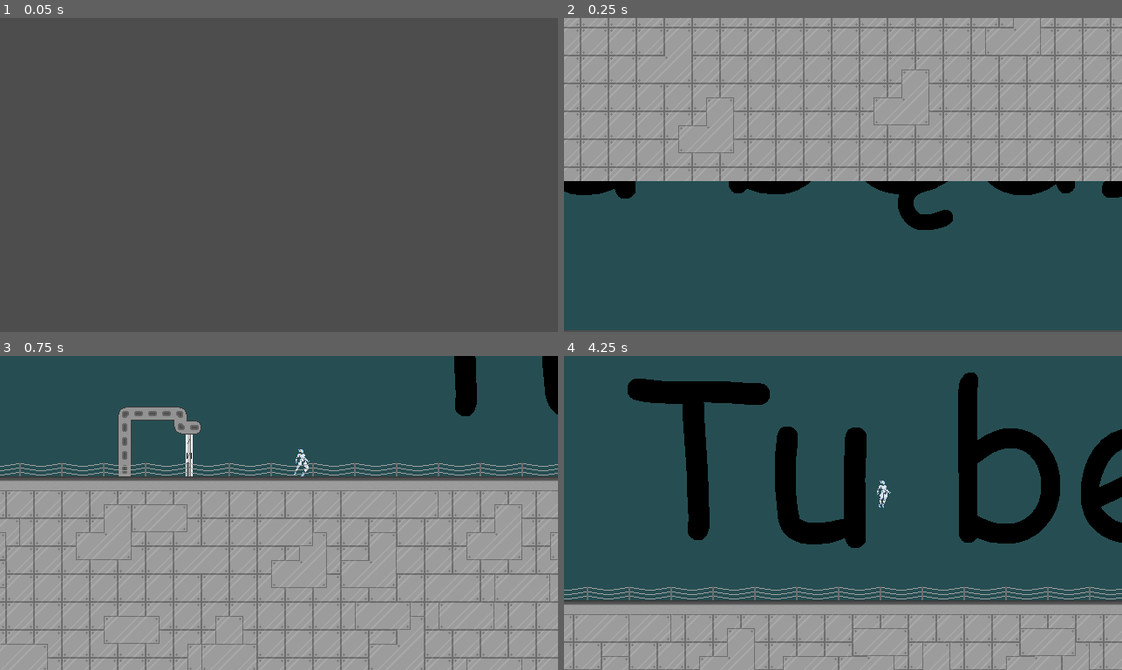
Above: before the commit, frames 1-4 (two rows, left to right).
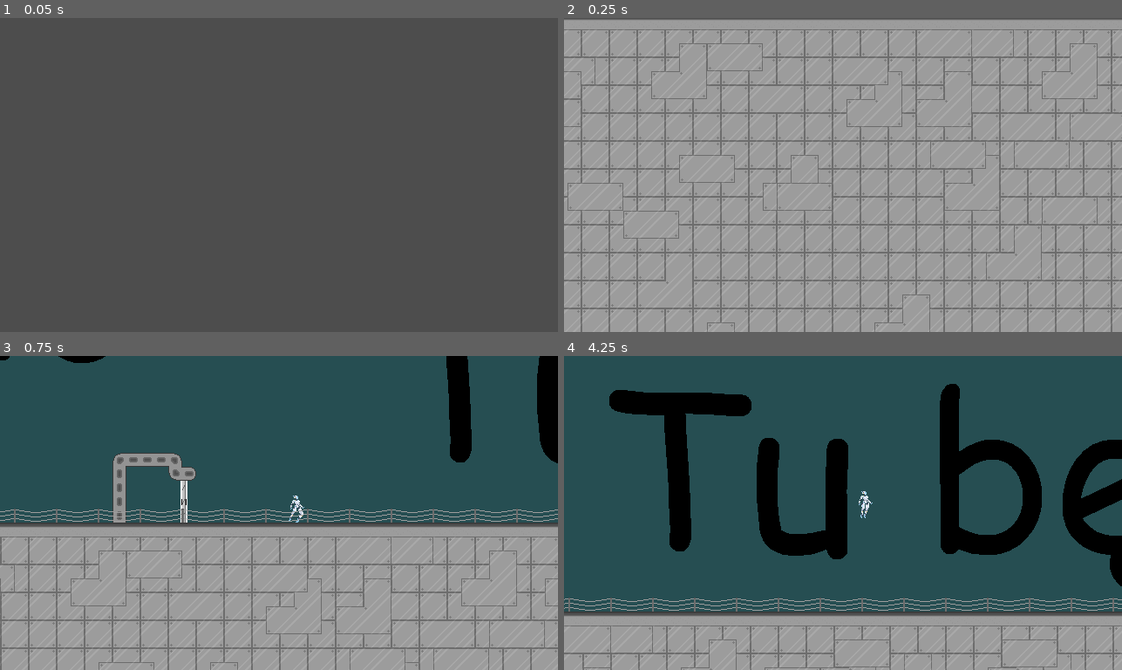
Above: after the commit, the same moments.

Repository: Daxin18/AugmentedUnit
Game: Godot game, scene res://src/scenes/Main.tscn
Same seed, same stepped clock (60 frames per second), same inputs: the game is played once before the commit and once after it.
Inputs:
- Up to frame 1 (0.05 s): no input
- Up to frame 2 (0.25 s): no input
- Up to frame 3 (0.75 s): hold D (move_right) from 0.53 s (still down); tap Shift (dash) at 0.6 s
- Up to frame 4 (4.25 s): tap Space (jump) at 0.77, 1.07, 1.52, 1.82, 2.3, 2.85, 3.02, 3.32, 3.77, 4.07 s; tap E (interact) at 0.8, 1.35, 3.8 s; tap Q (scream) at 1.55, 2.1 s; release D (move_right) at 2.03 s; hold A (move_left) 2.03-2.78 s; hold D (move_right) from 2.78 s (still down); tap Shift (dash) at 3.05, 3.6 s

Frame 1 is identical in both runs. In frame 2, 59% of the frame differs, in the area x 0-100%, y 0-100%; in frame 3, 30%; in frame 4, 27%.

Commit message:
Add trampoline and fix deck lightning problems

Diff:
--- /dev/null
+++ b/src/scenes/common/Trampoline.tscn
@@ -0,0 +1,77 @@
+[gd_scene load_steps=8 format=3 uid="uid://cupq5nbenij27"]
+
+[ext_resource type="Script" path="res://src/scripts/entities/Trampoline/Trampoline.gd" id="1_sul8t"]
+[ext_resource type="Texture2D" uid="uid://nmenb7q81vrn" path="res://src/assets/entities/trampoline/trampoline.png" id="1_wxusf"]
+
+[sub_resource type="Animation" id="Animation_gh6sw"]
+resource_name = "anim"
+loop_mode = 1
+tracks/0/type = "value"
+tracks/0/imported = false
+tracks/0/enabled = true
+tracks/0/path = NodePath(".:frame")
+tracks/0/interp = 1
+tracks/0/loop_wrap = true
+tracks/0/keys = {
+"times": PackedFloat32Array(0, 0.5),
+"transitions": PackedFloat32Array(1, 1),
+"update": 1,
+"values": [0, 1]
+}
+
+[sub_resource type="Animation" id="Animation_7eas8"]
+length = 0.001
+tracks/0/type = "value"
+tracks/0/imported = false
+tracks/0/enabled = true
+tracks/0/path = NodePath(".:frame")
+tracks/0/interp = 1
+tracks/0/loop_wrap = true
+tracks/0/keys = {
+"times": PackedFloat32Array(0),
+"transitions": PackedFloat32Array(1),
+"update": 1,
+"values": [0]
+}
+
+[sub_resource type="AnimationLibrary" id="AnimationLibrary_dxjj7"]
+_data = {
+"RESET": SubResource("Animation_7eas8"),
+"anim": SubResource("Animation_gh6sw")
+}
+
+[sub_resource type="RectangleShape2D" id="RectangleShape2D_mpbk8"]
+size = Vector2(46, 10)
+
+[sub_resource type="CapsuleShape2D" id="CapsuleShape2D_ct2rl"]
+radius = 5.0
+height = 40.0
+
+[node name="Trampoline" type="StaticBody2D"]
+collision_layer = 8
+script = ExtResource("1_sul8t")
+
+[node name="Sprite2D" type="Sprite2D" parent="."]
+texture = ExtResource("1_wxusf")
+vframes = 2
+
+[node name="AnimationPlayer" type="AnimationPlayer" parent="Sprite2D"]
+libraries = {
+"": SubResource("AnimationLibrary_dxjj7")
+}
+
+[node name="CollisionShape2D" type="CollisionShape2D" parent="."]
+position = Vector2(0, 11)
+shape = SubResource("RectangleShape2D_mpbk8")
+debug_color = Color(0, 0.643137, 0.294118, 0.419608)
+
+[node name="Jumper" type="Area2D" parent="."]
+collision_layer = 8
+
+[node name="CollisionShape2D" type="CollisionShape2D" parent="Jumper"]
+position = Vector2(0, 7)
+rotation = -1.5708
+shape = SubResource("CapsuleShape2D_ct2rl")
+debug_color = Color(0.960784, 0.184314, 0.219608, 0.419608)
+
+[connection signal="body_entered" from="Jumper" to="." method="_on_jumper_body_entered"]
--- a/src/scenes/entities/Player.tscn
+++ b/src/scenes/entities/Player.tscn
@@ -13,6 +13,7 @@
 [ext_resource type="Script" path="res://src/scripts/entities/Player/States/state_dashing.gd" id="7_tbkgv"]
 [ext_resource type="Script" path="res://src/scripts/entities/Player/States/state_screaming.gd" id="8_4a2sr"]
 [ext_resource type="Script" path="res://src/scripts/entities/Player/States/state_dying.gd" id="9_yhsig"]
+[ext_resource type="Script" path="res://src/scripts/entities/Player/States/state_trampolined.gd" id="14_gv6ud"]
 
 [sub_resource type="Animation" id="Animation_s75ks"]
 length = 0.001
@@ -207,7 +208,7 @@
 
 [node name="Camera" type="Camera2D" parent="."]
 position_smoothing_enabled = true
-position_smoothing_speed = 4.0
+position_smoothing_speed = 7.0
 
 [node name="InteractionLogicHolder" type="Node" parent="."]
 script = ExtResource("3_ktivm")
@@ -279,6 +280,16 @@
 script = ExtResource("9_yhsig")
 falling_state = NodePath("../Falling")
 animation_name = "player_dying"
+
+[node name="Trampolined" type="Node" parent="state_machine" node_paths=PackedStringArray("jumping_state", "falling_state", "dashing_state", "screaming_state", "dying_state", "idle_state")]
+script = ExtResource("14_gv6ud")
+jumping_state = NodePath("../Jumping")
+falling_state = NodePath("../Falling")
+dashing_state = NodePath("../Dashing")
+screaming_state = NodePath("../Screaming")
+dying_state = NodePath("../Dying")
+idle_state = NodePath("../Idle")
+animation_name = "player_jumping"
 
 [connection signal="area_entered" from="hitbox" to="StateLogicHolder" method="_on_hitbox_area_entered"]
 [connection signal="body_entered" from="hitbox" to="StateLogicHolder" method="_on_hitbox_body_entered"]
--- a/src/scripts/common/LevelSystem/Door.gd
+++ b/src/scripts/common/LevelSystem/Door.gd
@@ -20,6 +20,11 @@
 
 func interact(entity: Actor) -> void:
 	var manager = get_tree().get_root().get_node("Main").find_child("LevelManager")
+	#=======Deeck lightning issue fix?
+	for child in manager.get_children():
+		if child is Deck:
+			child.exit()
+	#=======================
 	if can_transition:
 		can_transition = false
 		manager.change_level(next_level, next_level_hardpoint)
--- a/src/scripts/common/LevelSystem/Levels/Deck.gd
+++ b/src/scripts/common/LevelSystem/Levels/Deck.gd
@@ -3,22 +3,37 @@
 
 @export var lightning_spawn_distance: = 300
 
-var rng = RandomNumberGenerator.new()
-var lightning_warning_scene = preload("res://src/scenes/common/LightningWarning.tscn")
+var rng: = RandomNumberGenerator.new()
+var lightning_warning_scene: = preload("res://src/scenes/common/LightningWarning.tscn")
+var exit_level: = false
 
 func init_level_mechanics() -> void:
 	generate_lightning()
 
 func generate_lightning() -> void:
-	var wait_for = rng.randf_range(Constants.deck_min_lightning_time, Constants.deck_max_lightning_time)
-	await get_tree().create_timer(wait_for).timeout
-	spawn_lightning()
-	generate_lightning()
+	while not exit_level:
+		if exit_level:
+			return
+		var wait_for = rng.randf_range(Constants.deck_min_lightning_time, Constants.deck_max_lightning_time)
+		await get_tree().create_timer(wait_for).timeout
+		if exit_level:
+			return
+		spawn_lightning()
+		if exit_level:
+			return
+
 
 func spawn_lightning() -> void:
+	if exit_level:
+		return
 	var player = get_tree().get_root().get_node("Main").find_child("Player")
 	var posx = player.global_position.x + rng.randi_range(-lightning_spawn_distance, lightning_spawn_distance)
 	var pos = Vector2(posx, player.global_position.y)
 	var warning = lightning_warning_scene.instantiate()
 	warning.global_position = pos
+	if exit_level:
+		return
 	get_tree().get_root().add_child(warning)
+
+func exit() -> void:
+	exit_level = true
--- a/src/scripts/entities/Player/PlayerCommonStateLogic.gd
+++ b/src/scripts/entities/Player/PlayerCommonStateLogic.gd
@@ -70,7 +70,6 @@
 func handle_jump() -> bool:
 	if Input.is_action_just_pressed("jump") and can_jump():
 		remaining_jumps -= 1
-		#jump() #handle this on entering state, not here!
 		return true
 	return false
 
@@ -185,6 +184,25 @@
 	progression_manager.record_mod_pickup(mod)
 
 # ============================
+# 		Trampoline
+# ============================
+
+# dirty way of doing things, but I'm tired
+@onready var TrampolineState = $"../state_machine/Trampolined"
+
+var movement_locked: = false
+
+func trampoline_player(force: Vector2, movement_lock_duration: float) -> void:
+	movement_locked = true
+	parent.state_machine.change_state(TrampolineState)
+	parent.velocity = force
+	await get_tree().create_timer(movement_lock_duration).timeout
+	movement_locked = false
+
+func trampoline_can_move() -> bool:
+	return not movement_locked
+
+# ============================
 # 		Dying/Respawning
 # ============================
 
--- /dev/null
+++ b/src/scripts/entities/Player/States/state_trampolined.gd
@@ -0,0 +1,39 @@
+class_name state_trampolined
+extends State
+
+@export var jumping_state: State
+@export var falling_state: State
+@export var dashing_state: State
+@export var screaming_state: State
+@export var dying_state: State
+@export var idle_state: State
+
+func enter() -> void:
+	parent.animations.play(animation_name)
+
+func exit() -> void:
+	pass
+
+func process_input(event: InputEvent) -> State:
+	if parent.state_logic.trampoline_can_move():
+		if parent.state_logic.handle_scream():
+			return screaming_state
+		if parent.state_logic.handle_dash():
+			return dashing_state
+		if parent.state_logic.handle_jump():
+			return jumping_state
+	return null
+
+func process_frame(delta: float) -> State:
+	return null
+
+func process_physics(delta: float) -> State:
+	parent.state_logic.apply_gravity()
+	parent.move_and_slide()
+	if parent.state_logic.trampoline_can_move():
+		if parent.state_logic.check_for_death():
+			return dying_state
+		if not parent.is_on_floor():
+			return falling_state
+		return idle_state
+	return null
--- /dev/null
+++ b/src/scripts/entities/Trampoline/Trampoline.gd
@@ -0,0 +1,16 @@
+class_name Trampoline
+extends Node2D
+
+@export var power: = 1000
+@export var movement_lock_duration: = .3
+
+@onready var animation = $Sprite2D/AnimationPlayer
+@onready var jump_vector: = Vector2(0, -power).rotated(self.rotation)
+
+func _ready():
+	animation.play("anim")
+
+
+func _on_jumper_body_entered(body):
+	if body is Player:
+		body.state_logic.trampoline_player(jump_vector, movement_lock_duration)
Binary file added: src/assets/entities/trampoline/trampoline.png
Not shown: 1 places in src/scenes/entities/Player.tscn that only renumber resources
Not shown, changed: src/scenes/levels/Cabins.tscn
